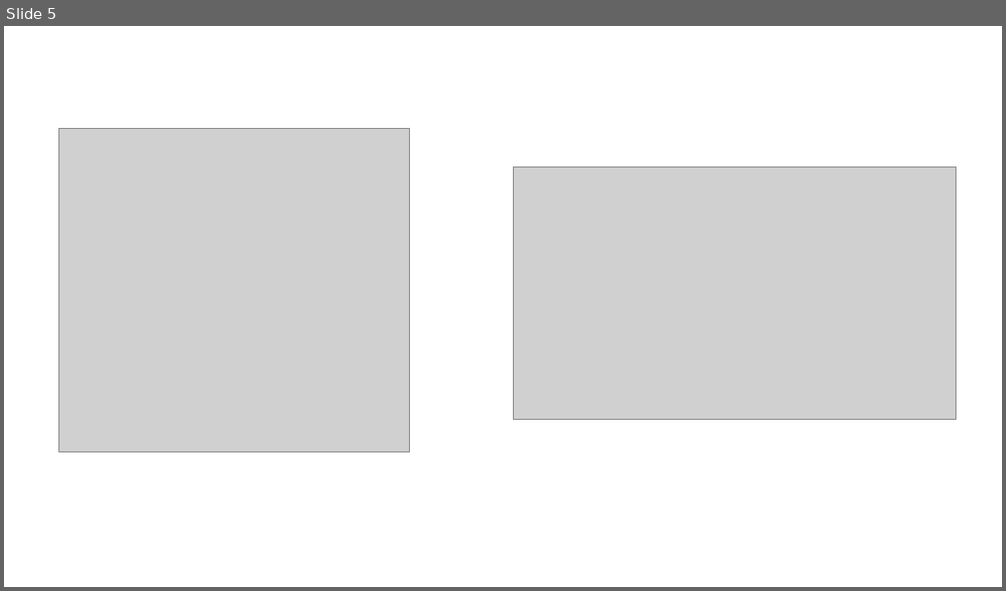
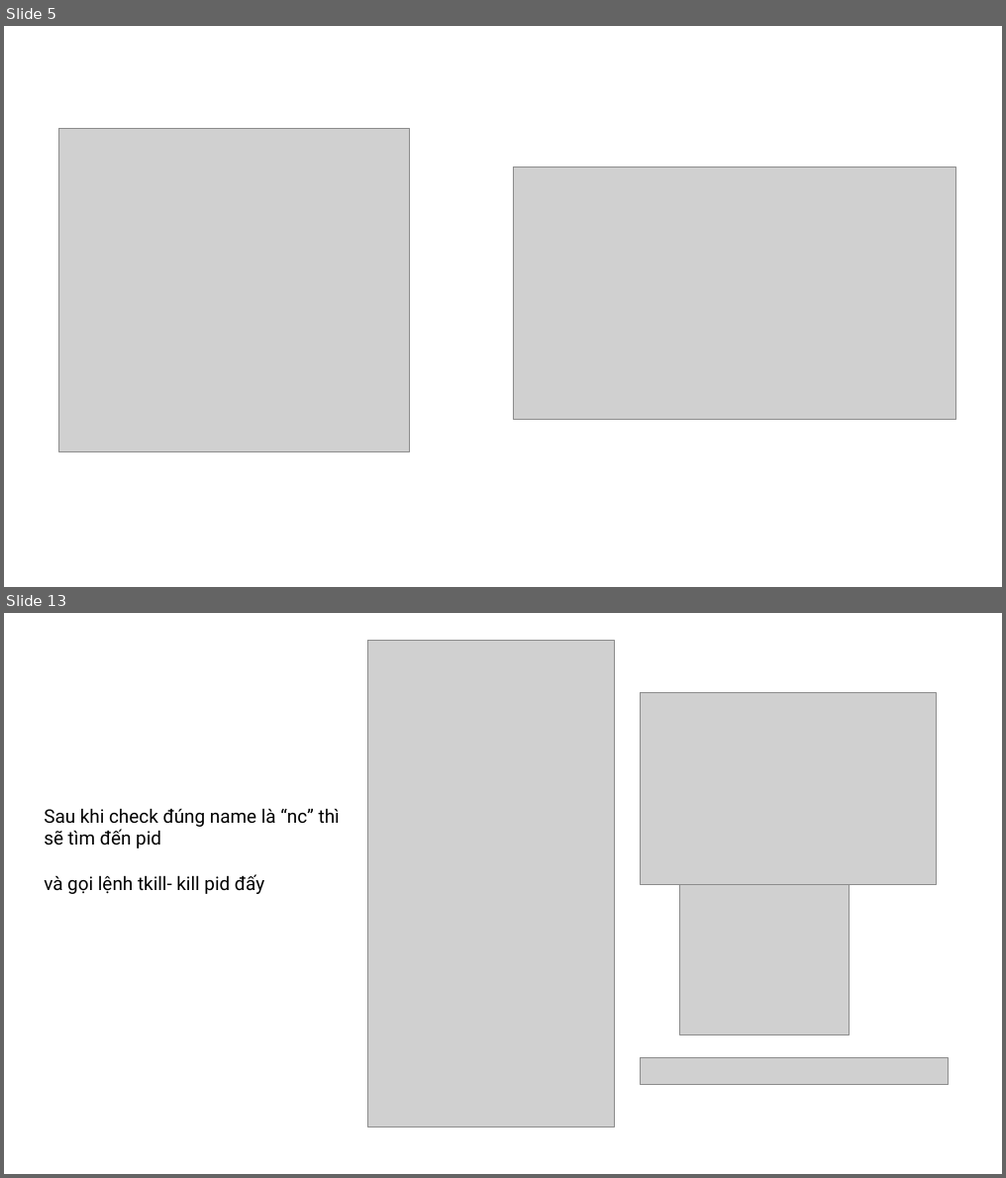
Before and after one commit to jettxxx/ASM-Anti_browsers-Anti_netcat, a slide deck: Anti-browser Anti-Netcat.pptx. Shown one above the other, each under a label of ours: slide 5 before the commit, slides 5 and 13 after it; the slides between them are not shown. The pictures are 1006x591 and 1006x1178 pixels, drawn with LibreOffice and Linux fonts; fonts in the diff are those of the drawing; grey boxes stand for pictures. Boxes give left, top, right and bottom in pixels: in the first picture for what was removed or moved away, otherwise in the second. Text is boxed around its words. In the diff, an @@ line names an element or a change of style, - is before the commit and + after.

```diff
--- a/Anti-browser Anti-Netcat.pptx
+++ b/Anti-browser Anti-Netcat.pptx
@@ slide 13 added at (4,613,1002,1174), background #FFFFFF @@
@@ picture added at (368,641,614,1128) @@
@@ picture added at (641,693,937,884) @@
@@ text added at (44,808,340,894), 18 pt, text #000000 @@
+Sau khi check đúng name là “nc” thì sẽ tìm đến pid
+và gọi lệnh tkill- kill pid đấy
@@ picture added at (680,884,849,1035) @@
@@ picture added at (641,1059,948,1084) @@
```
Also in this commit, not shown: 9 slides changed, 5 other slides added, 3 slides removed.
